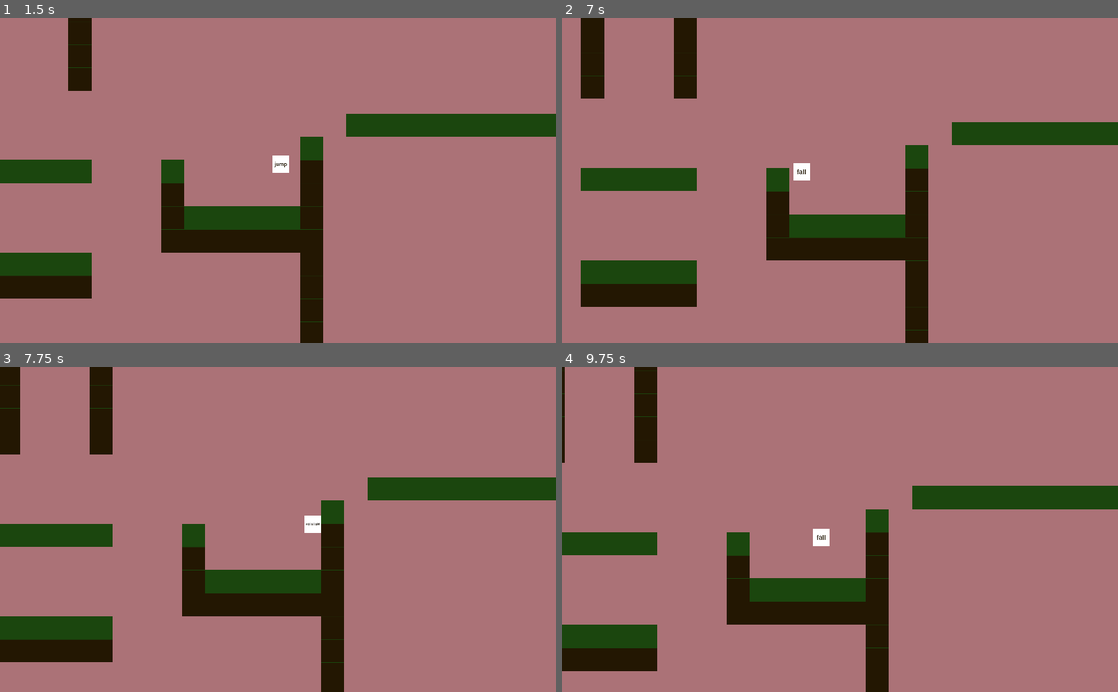
Above: before the commit, frames 1-4 (two rows, left to right).
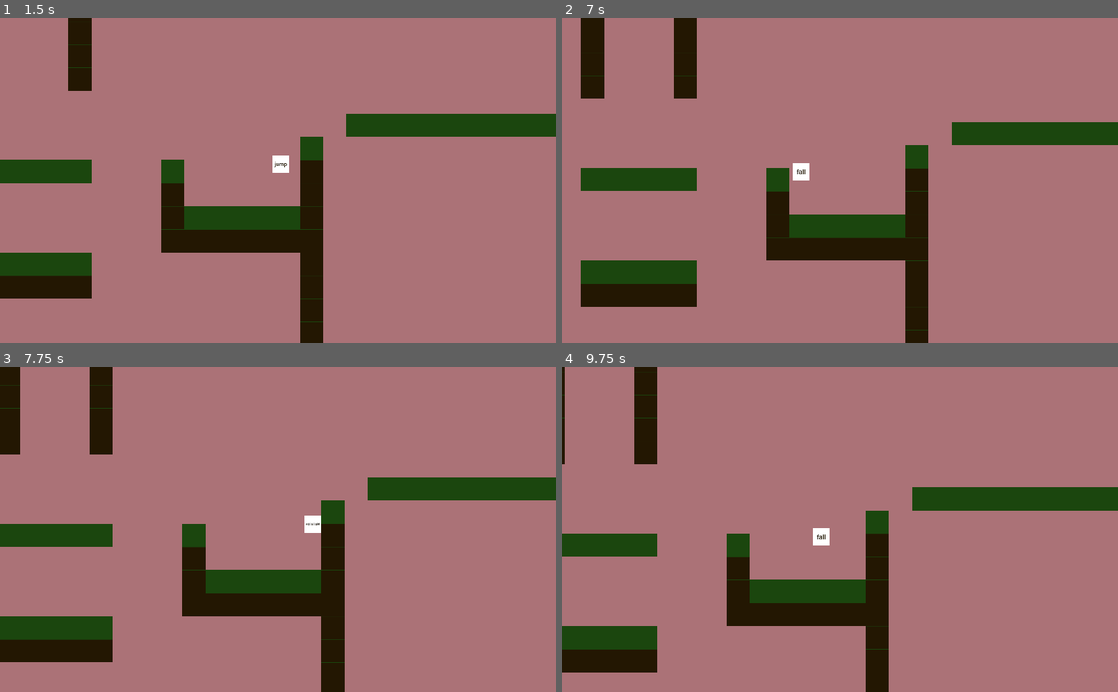
Above: after the commit, the same moments.

Repository: Coweh/land-of-licensing
Game: Godot game, scene res://scenes/testing_land/testing_land.tscn
Same seed, same stepped clock (60 frames per second), same inputs: the game is played once before the commit and once after it. This scene is started directly instead of the project's main scene.
Inputs:
- Up to frame 1 (1.5 s): hold X (run) 0.53-1.28 s; hold Right (right) from 0.53 s (still down); tap Z (jump) at 0.77, 0.8, 1.07, 1.35 s
- Up to frame 2 (7 s): tap Z (jump) at 1.52, 1.82, 2.3, 3.02, 3.32, 3.6, 3.77, 4.07, 4.52, 4.82, 5.3, 5.85, 6.02, 6.32, 6.77, 6.8 s; tap X (run) at 1.55, 2.85, 4.35, 6.05 s; release Right (right) at 2.03 s; hold Left (left) 2.03-2.78 s; hold X (run) 2.03-2.78 s; hold Right (right) 2.78-4.28 s; hold Left (left) 4.28-5.03 s; hold Right (right) 5.03-5.78 s; hold X (run) 5.03-5.78 s; hold Left (left) from 5.78 s (still down); hold X (run) from 6.53 s (still down)
- Up to frame 3 (7.75 s): tap Z (jump) at 7.07, 7.52 s; release Left (left) at 7.28 s; release X (run) at 7.28 s; hold Right (right) from 7.28 s (still down); tap X (run) at 7.35 s
- Up to frame 4 (9.75 s): tap Z (jump) at 7.82, 8.1, 9.02, 9.32 s; tap X (run) at 8.85 s; release Right (right) at 9.53 s; hold Left (left) from 9.53 s (still down); hold X (run) from 9.53 s (still down)

Frame 1 is identical in both runs. In frame 2, less than 0.1% of the frame differs, in the area x 41-45%, y 44-50%; in frame 3, 0.1%; in frame 4, 1.2%, in the area x 0-100%, y 8-95%.

Commit message:
yeahhhhhhhhhhhhhhhhhh

Diff:
--- a/source/misc_scripts/mob_platformer.gd
+++ b/source/misc_scripts/mob_platformer.gd
@@ -7,17 +7,15 @@
 # Declare a variable that determines the mob's current state.
 var state = States.NORMAL
 
-# Declare the x and y velocity, which will be used to calculate movement speed.
-var y_velocity = 0
-var x_velocity = 0
+# Declare the velocity, which will be used to calculate movement speed.
+var velocity = Vector2(0, 0)
 
 # Declare a variable that determines if the mob is facing right.
 var facing_right = false
 
 # Create a function for moving.
 func move():
-# warning-ignore:return_value_discarded
-	move_and_slide(Vector2(x_velocity, y_velocity), Vector2(0, -1), true)
+	velocity = move_and_slide(velocity, Vector2(0, -1), true)
 
 # Create a function for flipping the mob. "sprite" is the path to the
 # Sprite node the mob uses.
@@ -28,9 +26,9 @@
 # Check if the mob needs to be flipped, and if so, call flip(). "sprite" is,
 # again, the path to the Sprite node the mob uses.
 func check_flip(sprite):
-	if facing_right and x_velocity < 0:
+	if facing_right and velocity.x < 0:
 		flip(sprite)
-	if not facing_right and x_velocity > 0:
+	if not facing_right and velocity.x > 0:
 		flip(sprite)
 
 # Create a function for more easily playing animations. "animation_player" is a
--- a/source/scenes/player_platforming/player_platformer.gd
+++ b/source/scenes/player_platforming/player_platformer.gd
@@ -6,9 +6,9 @@
 # Declare a variable that determines the player's current state.
 var state = States.NORMAL
 
-# Declare the x and y velocity, which will be used to calculate movement speed.
-var y_velocity = 0
-var x_velocity = 0
+# Declare the velocity, which will be used to calculate movement speed.
+var velocity = Vector2(0, 0)
+var max_velocity = Vector2(250, 1000)
 
 # Declare a variable that determines if the player is facing right.
 var facing_right = false
@@ -19,8 +19,7 @@
 const RUN_SPEED = 700
 const BRAKE_SPEED = 580
 const JUMP_FORCE = 1200
-const GRAVITY = 50
-const MAX_FALL_SPEED = 1000
+const GRAVITY = 3000
 const MAX_WALL_SLIDE_SPEED = 400
 
 # Declare variables for nodes that will be used.
@@ -35,8 +34,7 @@
 
 # Create a function for moving.
 func move():
-# warning-ignore:return_value_discarded
-	move_and_slide(Vector2(x_velocity, y_velocity), Vector2(0, -1), true)
+	velocity = move_and_slide(Vector2(velocity.x, velocity.y), Vector2(0, -1), true)
 
 # Create a function for flipping the player.
 func flip():
@@ -52,111 +50,109 @@
 func _physics_process(delta):
 	# Declare variables for the minimum and maximum x velocity, so the player
 	# can't just build up infinite velocity.
-	var MAX_X_VELOCITY
-	var MIN_X_VELOCITY
 
 	if state == States.WALL_SLIDE:
 		# Apply force to the wall, so the engine recognizes the player is
 		# touching the wall.
 		if facing_right:
-			x_velocity += 10
-		else:
-			x_velocity -= 10
+			velocity.x += 10
+		else:
+			velocity.x -= 10
 		# Make the player slide down the wall at increasing speeds.
-		y_velocity += 100 * delta
+		velocity.y += 100 * delta
 		# Stop the player from sliding down faster than the max wall slide
 		# speed.
-		if y_velocity > MAX_WALL_SLIDE_SPEED:
-			y_velocity = MAX_WALL_SLIDE_SPEED
+		if velocity.y > MAX_WALL_SLIDE_SPEED:
+			velocity.y = MAX_WALL_SLIDE_SPEED
 		# If the player presses jump, exit the wall slide with a jump.
 		if Input.is_action_just_pressed("jump"):
 			if facing_right:
-				x_velocity = -10
-			else:
-				x_velocity = 10
+				velocity.x = -10
+			else:
+				velocity.x = 10
 			move()
 			# The player will get a longer jump if they're holding the run
 			# button.
 			if facing_right:
 				if Input.is_action_pressed("run"):
-					x_velocity = -500
+					velocity.x = -500
 				else:
-					x_velocity = -300
+					velocity.x = -300
 			elif Input.is_action_pressed("run"):
-				x_velocity = 500
-			else:
-				x_velocity = 300
-			y_velocity = -JUMP_FORCE
+				velocity.x = 500
+			else:
+				velocity.x = 300
+			velocity.y = -JUMP_FORCE
 			state = States.NORMAL
 			return
 		move()
 		# If the player presses down, touches the floor, or is no longer on a
 		# wall, simply cancel the wall jump without doing anything.
 		if Input.is_action_just_pressed("down") or is_on_floor() or is_on_wall() == false:
-			x_velocity = 0
-			y_velocity = 0
+			velocity.x = 0
+			velocity.y = 0
 			state = States.NORMAL
 
 	if Input.is_action_pressed("run"):
 		run_timer.start()
-		MAX_X_VELOCITY = 500
-		MIN_X_VELOCITY = -500
+		max_velocity = Vector2(500, 1000)
 	else:
-		MAX_X_VELOCITY = 250
-		MIN_X_VELOCITY = -250
+		max_velocity = Vector2(250, 1000)
 
 	if state == States.NORMAL:
 		if Input.is_action_pressed("right"):
 			# Increase right velocity if right is pressed. Also, gain right
 			# velocity faster if the player has left velocity, to create "braking".
-			if x_velocity < 0:
-				x_velocity += BRAKE_SPEED * delta
+			if velocity.x < 0:
+				velocity.x += BRAKE_SPEED * delta
 			elif run_timer.time_left > 0:
-				x_velocity += RUN_SPEED * delta
-			elif x_velocity < 50:
-				x_velocity += INIT_WALK_SPEED * delta
-			else:
-				x_velocity += WALK_SPEED * delta
+				velocity.x += RUN_SPEED * delta
+			elif velocity.x < 50:
+				velocity.x += INIT_WALK_SPEED * delta
+			else:
+				velocity.x += WALK_SPEED * delta
 			# Stop the player from gaining more right velocity than the maximum
 			# amount.
-			if x_velocity > MAX_X_VELOCITY and run_slowdown_timer.time_left > 0:
-				x_velocity -= 300 * delta
+			if velocity.x > max_velocity.x and run_slowdown_timer.time_left > 0:
+				velocity.x -= 300 * delta
 			elif run_timer.time_left > 0 and not Input.is_action_pressed("run"):
 				run_slowdown_timer.start()
-			elif x_velocity > MAX_X_VELOCITY:
-				x_velocity = MAX_X_VELOCITY
+			elif velocity.x > max_velocity.x:
+				velocity.x = max_velocity.x
 		elif Input.is_action_pressed("left"):
-			# The same as above, but with left velocity, not right velocity.
-			if x_velocity > 0:
-				x_velocity -= BRAKE_SPEED * delta
+			if velocity.x > 0:
+				velocity.x -= BRAKE_SPEED * delta
 			elif run_timer.time_left > 0:
-				x_velocity -= RUN_SPEED * delta
-			elif x_velocity > -50:
-				x_velocity -= INIT_WALK_SPEED * delta
-			else:
-				x_velocity -= WALK_SPEED * delta
-			if x_velocity < MIN_X_VELOCITY and run_slowdown_timer.time_left > 0:
-				x_velocity += 300 * delta
+				velocity.x -= RUN_SPEED * delta
+			elif velocity.x > -50:
+				velocity.x -= INIT_WALK_SPEED * delta
+			else:
+				velocity.x -= WALK_SPEED * delta
+			# Stop the player from gaining more right velocity than the maximum
+			# amount.
+			if velocity.x < -max_velocity.x and run_slowdown_timer.time_left > 0:
+				velocity.x -= 300 * delta
 			elif run_timer.time_left > 0 and not Input.is_action_pressed("run"):
 				run_slowdown_timer.start()
-			elif x_velocity < MIN_X_VELOCITY:
-				x_velocity = MIN_X_VELOCITY
+			elif velocity.x < -max_velocity.x:
+				velocity.x = -max_velocity.x
 
 		else:
 			# This else block will be ran when neither right or left is pressed.
 
-			# If the x velocity is between -10 and 10, simply set the x velocity to
-			# 0.
-			if not x_velocity > 10 and not x_velocity < -10:
-				x_velocity = 0
-			# If the player still has x velocity and it is not between -10 and 10,
-			# make them slow down.
-			if x_velocity > 0:
-				x_velocity -= BRAKE_SPEED * delta
-			if x_velocity < 0:
-				x_velocity += BRAKE_SPEED * delta
-
-		# Indicate whether or not the player was grounded in the last 0.18 seconds.
+			# If the x velocity is between -10 and 10, simply set the x velocity
+			# to 0.
+			if not velocity.x > 10 and not velocity.x < -10:
+				velocity.x = 0
+			# If the player still has x velocity and it is not between -10 and
+			# 10, make them lose their speed..
+			if velocity.x > 0:
+				velocity.x -= BRAKE_SPEED * delta
+			if velocity.x < 0:
+				velocity.x += BRAKE_SPEED * delta
+
+		# Indicate whether or not the player was grounded in the last 0.18
+		# seconds.
 		var grounded
 		if is_on_floor():
 			grounded_timer.start()
@@ -168,45 +164,45 @@
 			jump_timer.start()
 		# If jump is released while jumping, the jump height will be shorter
 		# than if it had been held.
-		if Input.is_action_just_released("jump") and y_velocity < 0:
-			y_velocity *= 0.4
+		if Input.is_action_just_released("jump") and velocity.y < 0:
+			velocity.y *= 0.4
 		# If jump was pressed in the last 0.18 seconds and the player was
 		# grounded in the last 0.18 seconds, jump.
 		if grounded and jump_timer.time_left > 0:
 			jump_timer.stop()
 			grounded_timer.stop()
-			y_velocity = -JUMP_FORCE
+			velocity.y = -JUMP_FORCE
 		# Stop the player from accumulating y velocity while on the ground.
-		if grounded and y_velocity > 0:
-			y_velocity = 0
+		if grounded and velocity.y > 0:
+			velocity.y = 0
 		# Stop the player from falling faster than the maximum fall speed.
-		if y_velocity > MAX_FALL_SPEED:
-			y_velocity = MAX_FALL_SPEED
+		if velocity.y > max_velocity.y:
+			velocity.y = max_velocity.y
 
 		# Flip the player when they change directions.
-		if facing_right and x_velocity < 0:
+		if facing_right and velocity.x < 0:
 			flip()
-		if not facing_right and x_velocity > 0:
+		if not facing_right and velocity.x > 0:
 			flip()
 
 		# Apply gravity to the player's y velocity.
-		y_velocity += GRAVITY
+		velocity.y += GRAVITY * delta
 
 		if is_on_ceiling():
 			# Set the player's y velocity to 0 when they hit a ceiling, so they'll
 			# immediately start falling if they hit a ceiling.
-			y_velocity = 0
+			velocity.y = 0
 		if is_on_wall():
 			# If the player has x velocity and jumps into a wall, start a wall
 			# slide/wall jump.
-			if not grounded and not x_velocity == 0:
-				x_velocity = 0
-				y_velocity = 0
+			if not grounded and not velocity.x == 0:
+				velocity.x = 0
+				velocity.y = 0
 				state = States.WALL_SLIDE
 			else:
 				# Set the player's x velocity to 0 when they hit a wall, so
 				# they can't build up speed by running against a wall.
-				x_velocity = 0
+				velocity.x = 0
 		# Move based on the current x and y velocity.
 		move()
 
@@ -214,13 +210,13 @@
 	if state == States.WALL_SLIDE:
 		play_animation("wall slide")
 	elif is_on_floor():
-		if x_velocity == 0:
+		if velocity.x == 0:
 			play_animation("idle")
 		elif Input.is_action_pressed("run"):
 			play_animation("run")
 		else:
 			play_animation("walk")
-	elif y_velocity < 0:
+	elif velocity.y < 0:
 		play_animation("jump")
 	else:
 		play_animation("fall")
